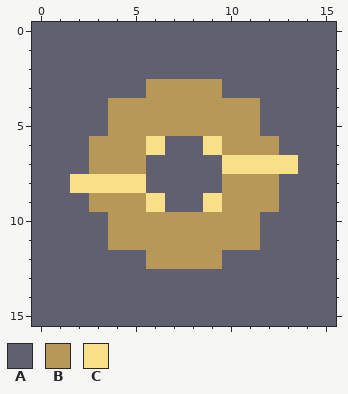
Two states of a pixel-art sprite, graphics/interface/bag_spinner.png. This is how it looked before the edit.
The file is 16x16 pixels.
Palette (. is transparent): A #606070  B #b89858  C #f8e088
Pixels before, first column x 0:
 0 AAAAAAAAAAAAAAAA
 1 AAAAAAAAAAAAAAAA
 2 AAAAAAAAAAAAAAAA
 3 AAAAAABBBBAAAAAA
 4 AAAABBBBBBBBAAAA
 5 AAAABBBBBBBBAAAA
 6 AAABBBCAACBBBAAA
 7 AAABBBAAAACCCCAA
 8 AACCCCAAAABBBAAA
 9 AAABBBCAACBBBAAA
10 AAAABBBBBBBBAAAA
11 AAAABBBBBBBBAAAA
12 AAAAAABBBBAAAAAA
13 AAAAAAAAAAAAAAAA
14 AAAAAAAAAAAAAAAA
15 AAAAAAAAAAAAAAAA
After:
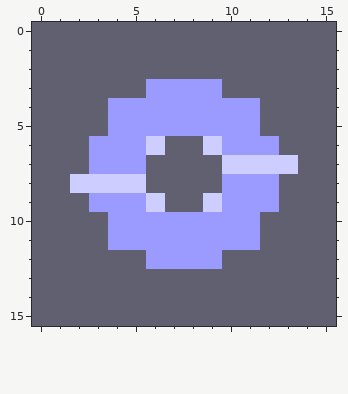
Log entry: Bag Screen, layout striped
Difference:
colour B: #b89858 -> #9b9bff
colour C: #f8e088 -> #cdcdff
